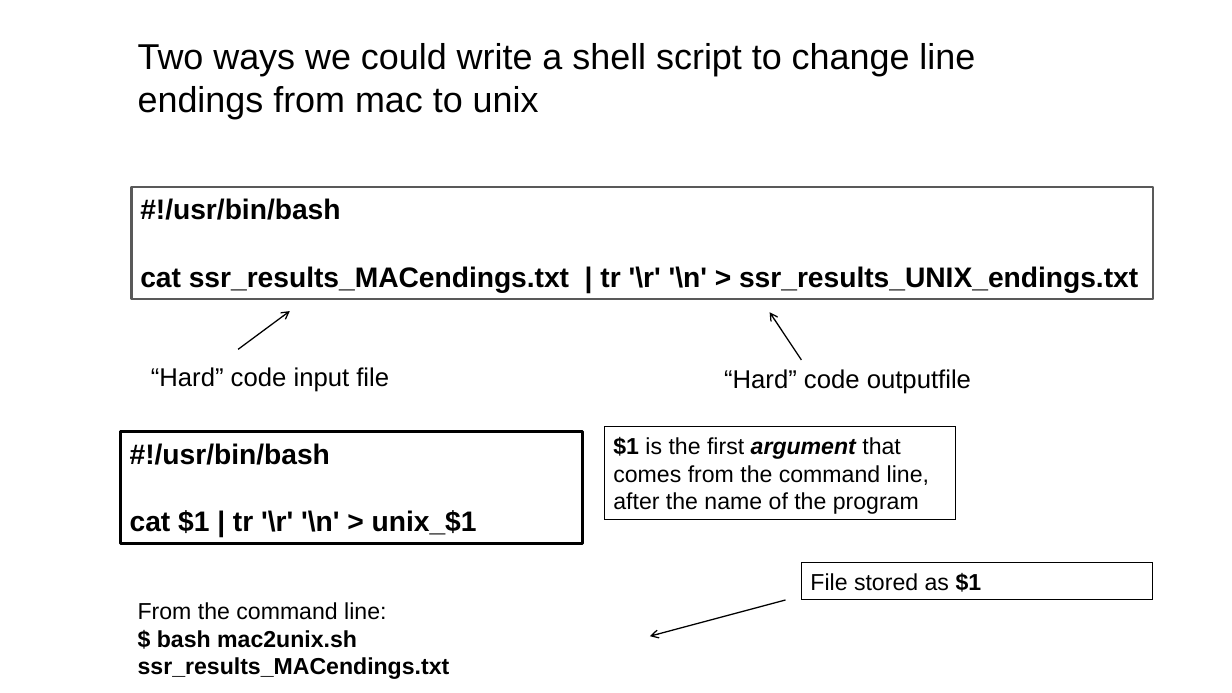
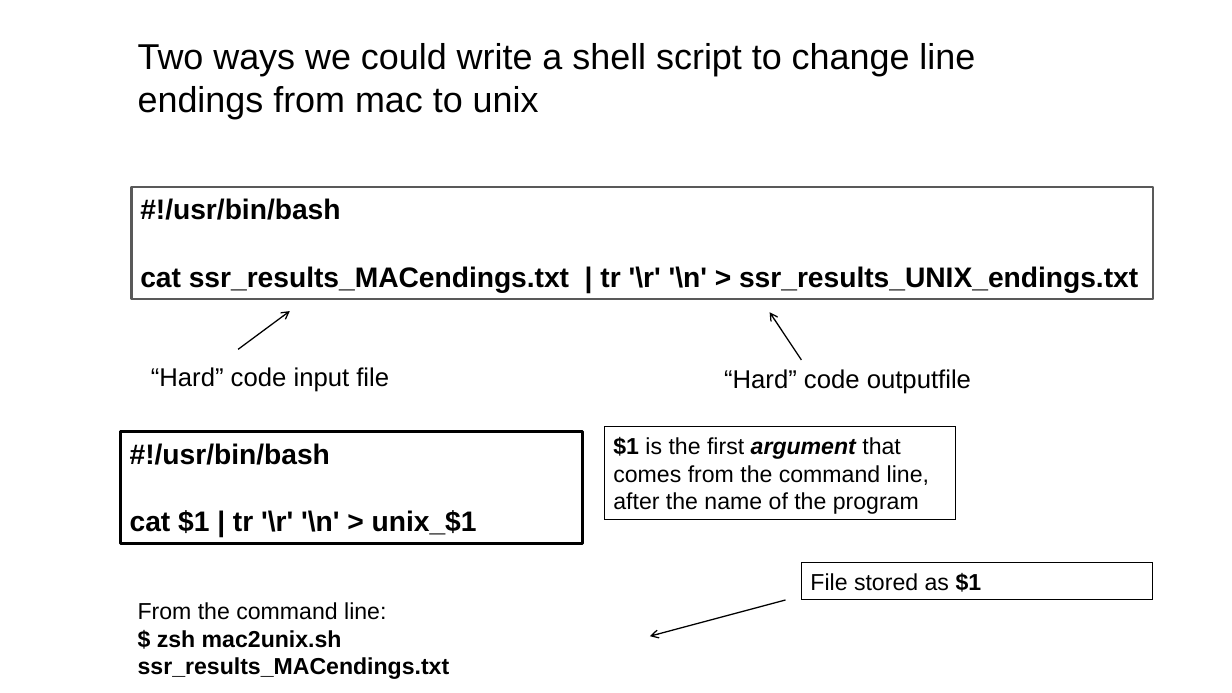
Before and after one commit to tparchman/F26_BIOL792, a slide deck: slide 13 of week4_unixIV/week4.pptx. Drawn at 1232x693 pixels with LibreOffice and Linux fonts; fonts in the diff are those of the drawing. Boxes give left, top, right and bottom in pixels: in the first picture for what was removed or moved away, otherwise in the second. Text is boxed around its words. In the diff, an @@ line names an element or a change of style, - is before the commit and + after.

```diff
--- a/week4_unixIV/week4.pptx
+++ b/week4_unixIV/week4.pptx
@@ text at box(138, 630, 450, 679): text changed @@
-$ bash mac2unix.sh ssr_results_MACendings.txt
+$ zsh mac2unix.sh ssr_results_MACendings.txt
```
Also in this commit, not shown: 3 other slides changed, 15 other files.
